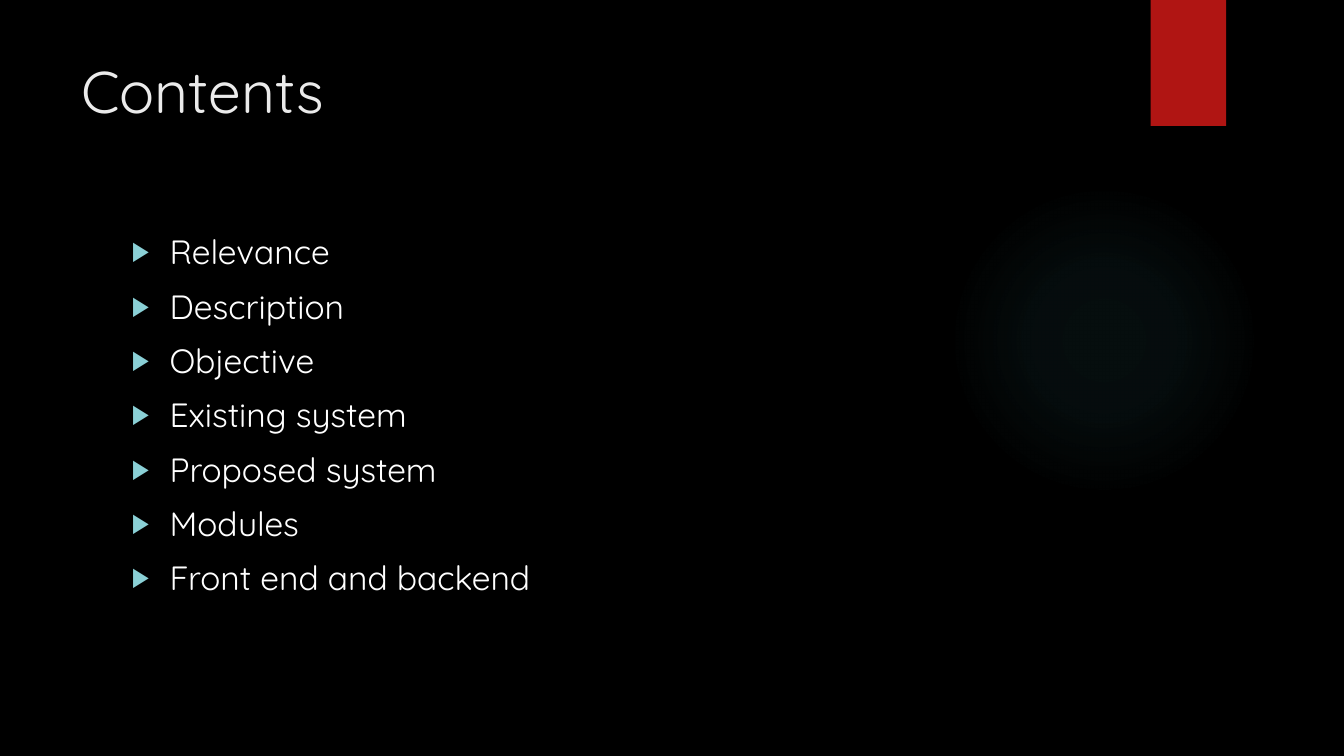
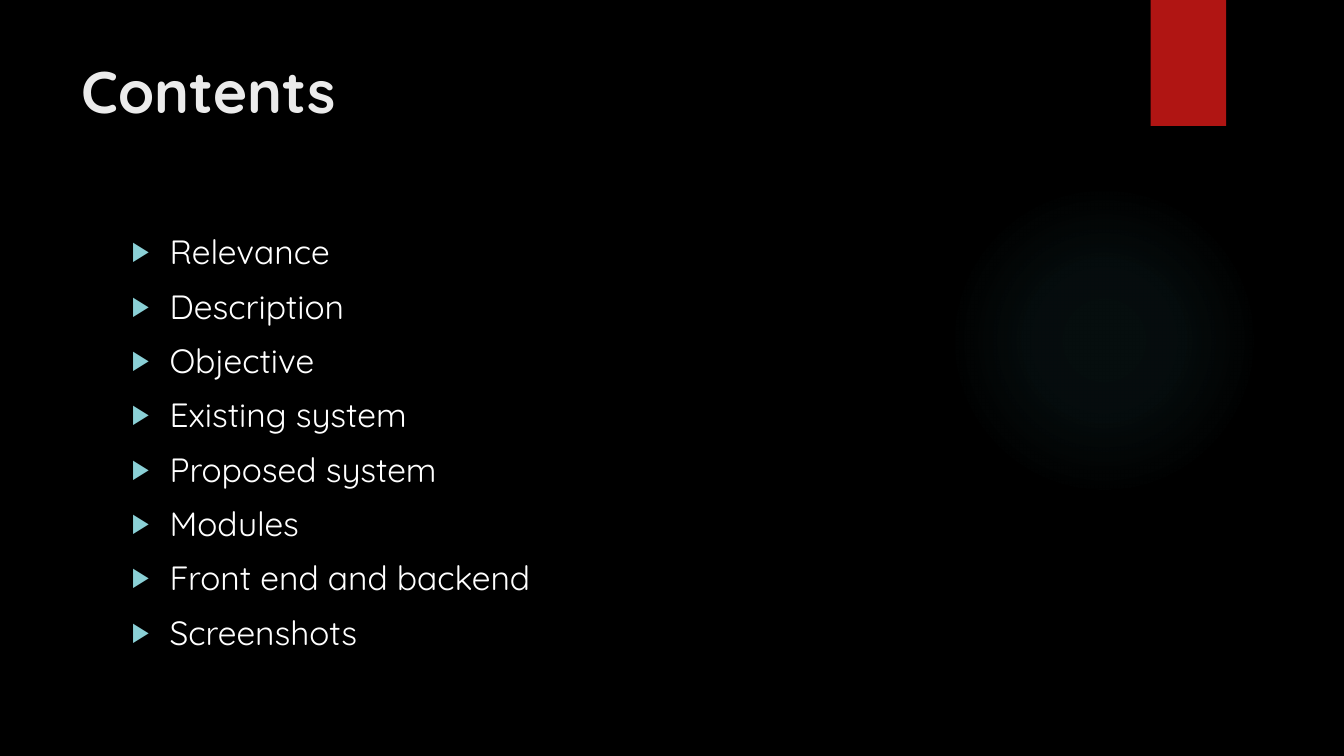
Before and after one commit to Harsha-1-pillai/MAIN_PROJECT, a slide deck: slide 2 of review.pptx. Drawn at 1344x756 pixels with LibreOffice and Linux fonts; fonts in the diff are those of the drawing; background and template pictures are left out. Boxes give left, top, right and bottom in pixels: in the first picture for what was removed or moved away, otherwise in the second. Text is boxed around its words. In the diff, an @@ line names an element or a change of style, - is before the commit and + after.

```diff
--- a/review.pptx
+++ b/review.pptx
@@ title "Contents" at (81, 71, 335, 114): bold on @@
@@ text at (170, 620, 358, 646): paragraph added @@
+▶ Screenshots
```
Also in this commit, not shown: 8 other slides changed, 8 slides added.
